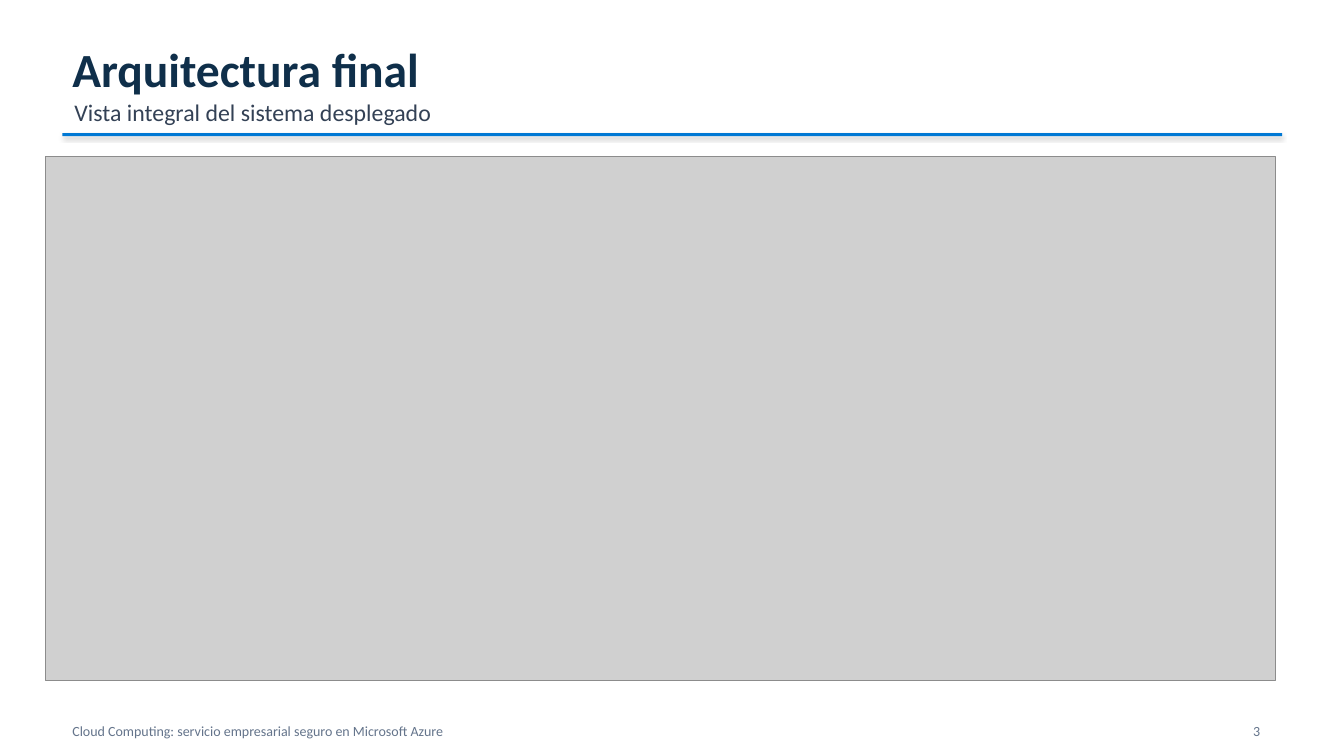
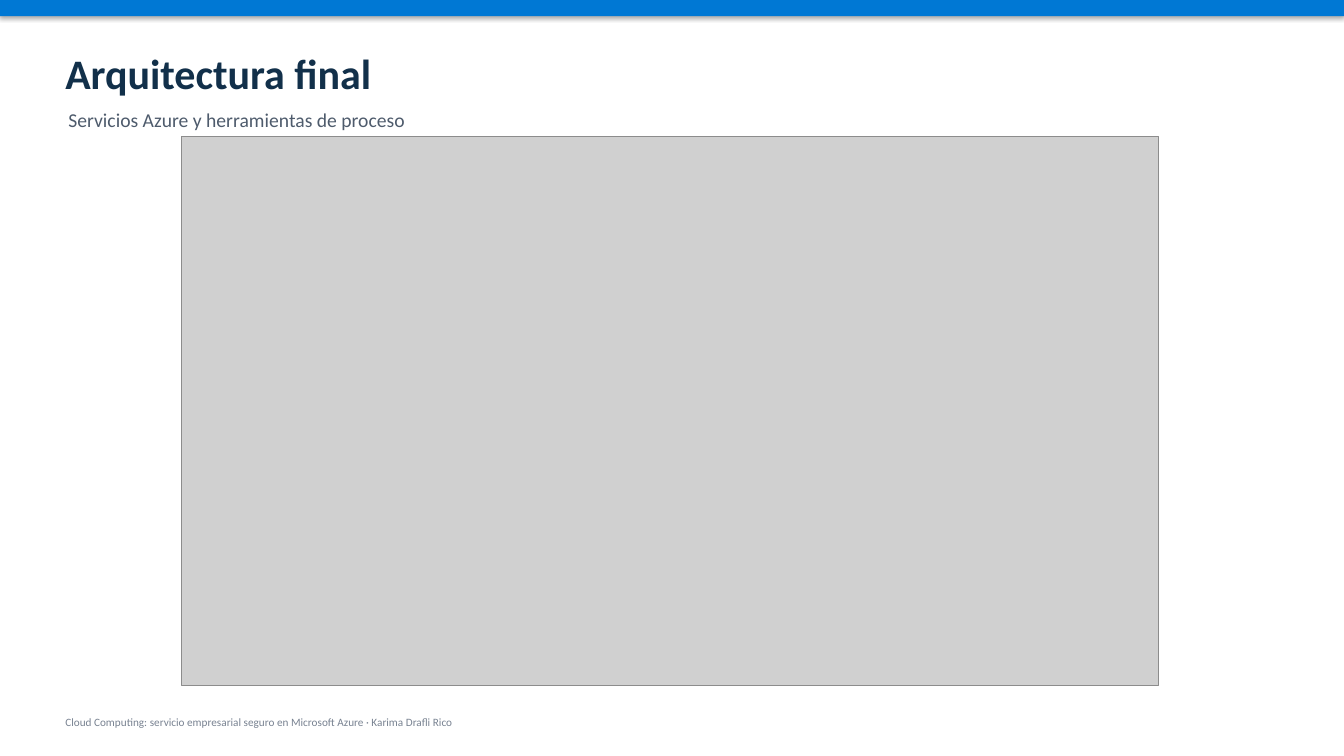
Before and after one commit to karimadrico/tfg-azure-servicio-empresarial-seguro, a slide deck: slide 3 of docs/entrega/presentacion-defensa-tfg.pptx. Drawn at 1344x756 pixels with LibreOffice and Linux fonts; fonts in the diff are those of the drawing; grey boxes stand for pictures. Boxes give left, top, right and bottom in pixels: in the first picture for what was removed or moved away, otherwise in the second. Text is boxed around its words. In the diff, an @@ line names an element or a change of style, - is before the commit and + after.

```diff
--- a/docs/entrega/presentacion-defensa-tfg.pptx
+++ b/docs/entrega/presentacion-defensa-tfg.pptx
@@ rectangle: place and size @@
-rectangle at bbox=[63, 133, 1282, 136]
+rectangle at bbox=[0, 0, 1344, 16]
@@ text "Arquitectura final": place and size @@
-text "Arquitectura final" at bbox=[72, 53, 419, 95]
+text "Arquitectura final" at bbox=[65, 59, 371, 96]
@@ text "Arquitectura final" at bbox=[65, 59, 371, 96]: size 34 to 30 pt, text colour #0F2F4A to #12304A @@
@@ text added at bbox=[68, 113, 404, 130], 14 pt, text #4E5B6C @@
+Servicios Azure y herramientas de proceso
@@ text removed at bbox=[74, 104, 431, 125] @@
-Vista integral del sistema desplegado
@@ picture: place and size @@
-picture at bbox=[45, 156, 1275, 681]
+picture at bbox=[182, 136, 1159, 686]
@@ text at bbox=[65, 718, 452, 728]: text changed; size 10 to 8 pt; text colour #64748B to #788291 @@
-Cloud Computing: servicio empresarial seguro en Microsoft Azure
+Cloud Computing: servicio empresarial seguro en Microsoft Azure · Karima Drafli Rico
@@ text removed at bbox=[1253, 727, 1260, 736] @@
-3
```
Also in this commit, not shown: 1 other slide changed, 8 slides added, 8 slides removed, 15 other files.
